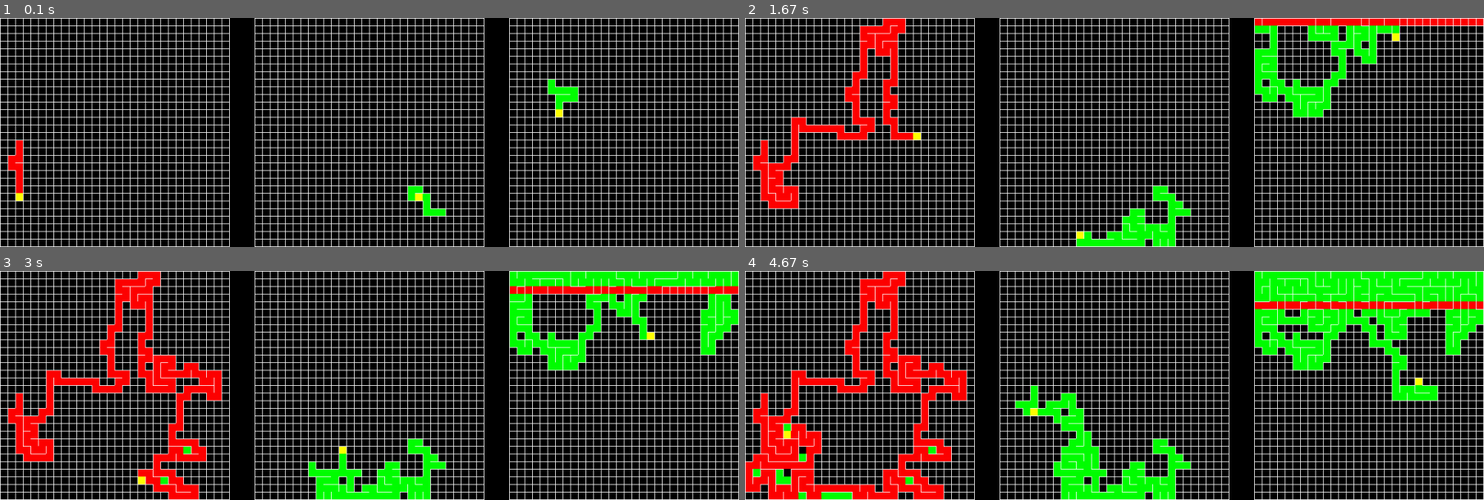
Above: before the commit, frames 1-4 (two rows, left to right).
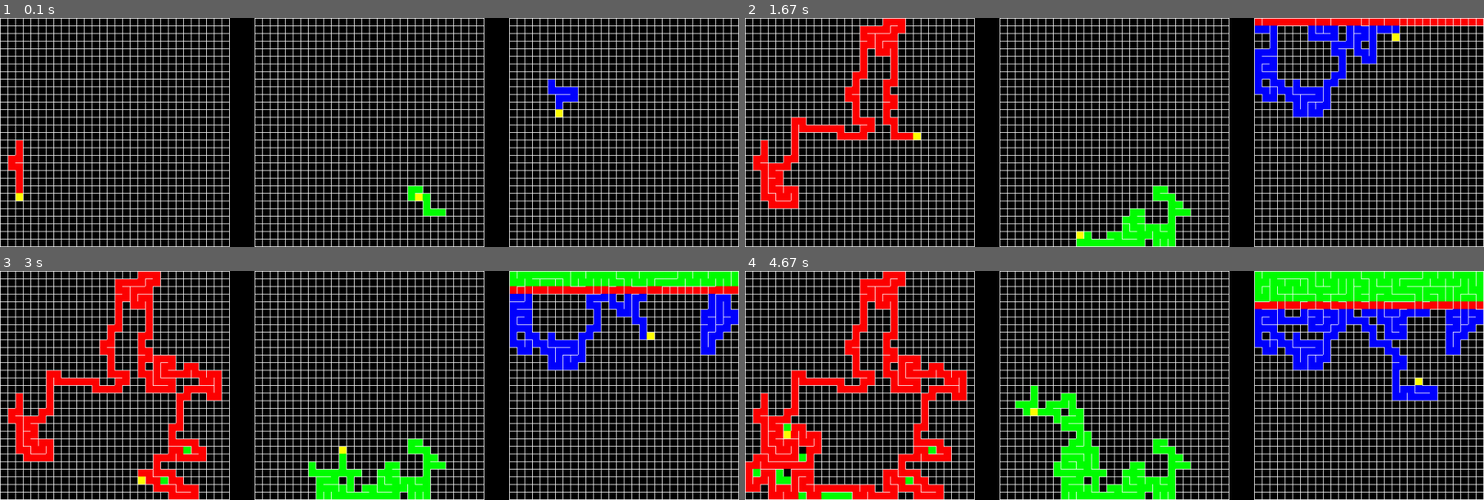
Above: after the commit, the same moments.

Repository: zedzeedev/build-a-thing
Game: pygame game, started from src/pygame_visualization.py
Same seed, same stepped clock (60 frames per second), same inputs: the game is played once before the commit and once after it.
Inputs:
- Up to frame 1 (0.1 s): no input
- Up to frame 2 (1.67 s): no input
- Up to frame 3 (3 s): no input
- Up to frame 4 (4.67 s): no input

The runs differ from the first frame. In frame 1, 0.3% of the frame differs, in the area x 74-79%, y 26-41%; in frame 2, 2.9%; in frame 3, 3.4%; in frame 4, 4.6%, in the area x 69-100%, y 16-57%.

Commit message:
slight hunt and kill optimization

Diff:
--- a/src/hunt_and_kill.py
+++ b/src/hunt_and_kill.py
@@ -9,6 +9,7 @@
         self.visited_cells = []
         self.current_cell = self.get_random_cell_pos()
         self.hunted_row = -1
+        self.completed_rows = []
 
     def step(self):
         # Handle maze being done here
@@ -18,6 +19,9 @@
         directions = self.get_unvisited_directions()
         if len(directions) == 0:
             for y in range(self.columns):
+                if y in self.completed_rows:
+                    continue
+                completed_tiles = 0
                 for x in range(self.rows):
                     self.hunted_row = y
                     pos = (x, y)
@@ -31,6 +35,10 @@
                         self[self.current_cell].destroy_wall(dir)
                         self[add_pos(self.current_cell, dir)].destroy_wall(negate_direction(dir))
                         return True
+                    else:
+                        completed_tiles += 1
+                if completed_tiles == self.rows:
+                    self.completed_rows.append(y)
             self.hunted_row = -1
             return False
         dir = choice(directions)
--- a/src/pygame_visualization.py
+++ b/src/pygame_visualization.py
@@ -40,7 +40,9 @@
 
     def visit_hunt_and_kill(self, maze, **kwargs):
         def cell_color_decider(pos):
-            if pos == maze.current_cell:
+            if pos[1] in maze.completed_rows:
+                return kwargs["completed_color"]
+            elif pos == maze.current_cell:
                 return kwargs["current_color"]
             elif maze.hunted_row != -1 and maze.hunted_row == pos[1]:
                 return kwargs["hunted_color"]
@@ -91,7 +93,7 @@
             running = False
 
     backtracker.accept(first_visitor, current_color=(255, 255, 0), visited_color=(255, 0, 0), completed_color=(0, 255, 0))
-    hunt_and_kill.accept(second_visitor, current_color=(255, 255, 0), visited_color=(0, 255, 0), hunted_color=(255, 0, 0))
+    hunt_and_kill.accept(second_visitor, current_color=(255, 255, 0), visited_color=(0, 0, 255), hunted_color=(255, 0, 0), completed_color=(0, 255, 0))
     aldous.accept(third_visitor, current_color=(255, 255, 0), visited_color=(0, 255, 0))
     backtracker.step()
     hunt_and_kill.step()
